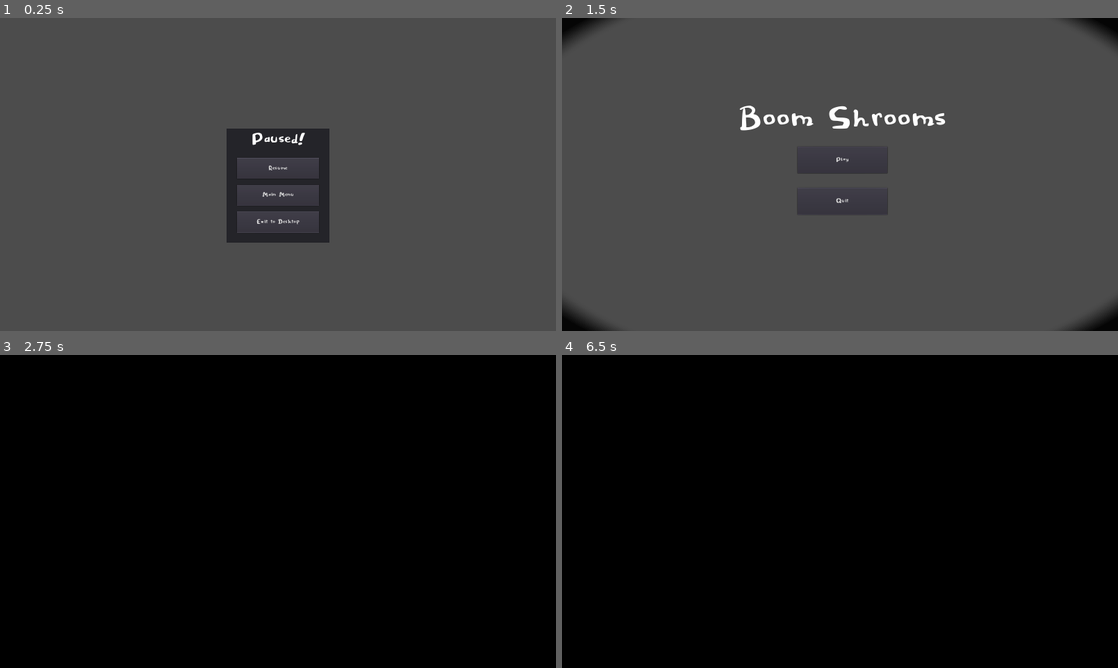
Above: before the commit, frames 1-4 (two rows, left to right).
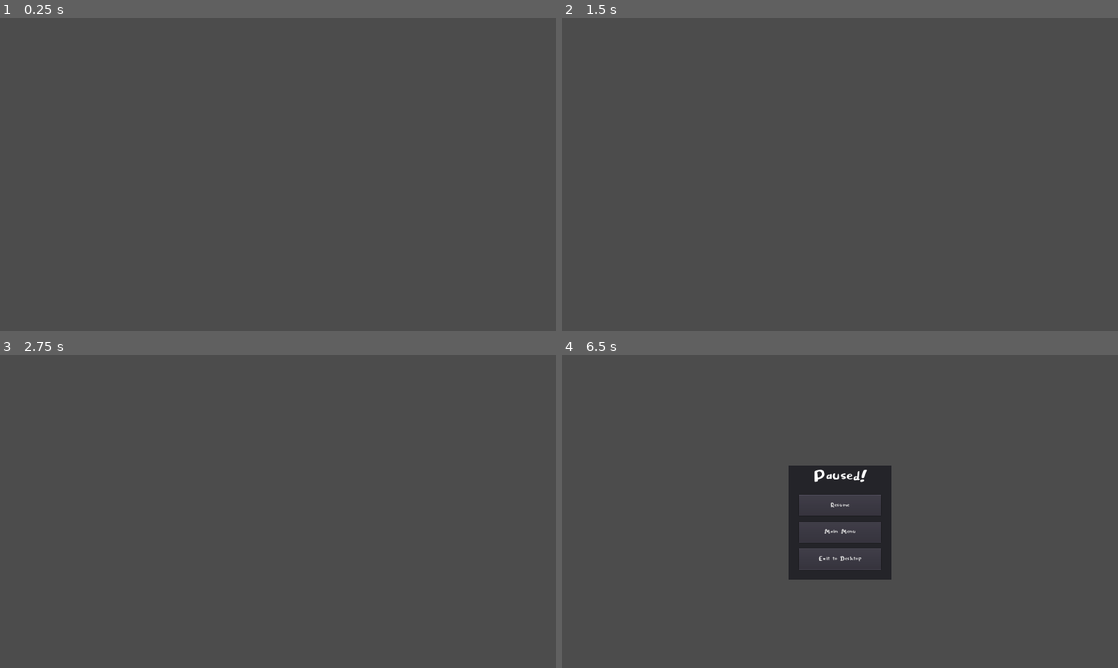
Above: after the commit, the same moments.

Repository: Game-Jammin/GMTK-2021
Game: Godot game, scene res://ui/Pause.tscn
The game is run twice, just before and just after one commit, with the same random seed, the same clock (stepped at 60 frames per second) and the same inputs. This scene is started directly instead of the project's main scene. The engine's default icon, where the game draws it, is replaced by a stand-in: a white triangle on a blue panel in a dark square.
Inputs (mouse positions are in pixels of both pictures, inside the frame that each line leads up to):
- Up to frame 1 (0.25 s): no input
- Up to frame 2 (1.5 s): click (840, 168) at 0.5 s, where only the run before the commit has a clickable "Resume"; click (840, 196) at 1.25 s, where only the run before the commit has a clickable "Main Menu"
- Up to frame 3 (2.75 s): click (278, 495) at 2 s, where only the run before the commit has a clickable "Play"
- Up to frame 4 (6.5 s): tap Enter at 2.75, 4.25, 5.75 s; move the mouse to (962, 495) at 2.77 s; press the mouse at (962, 495) at 2.78 s; hold D (walk_right) 2.78-4.28 s; tap Space (jump) at 3.02, 3.5, 3.77, 5, 5.27, 6.02 s; move the mouse to (728, 527) at 3.52 s; release the mouse at (728, 527) at 3.53 s; right-click (728, 527) at 3.6 s; move the mouse to (895, 442) at 4.27 s; press the mouse at (895, 442) at 4.28 s; hold A (walk_left) 4.28-5.03 s; move the mouse to (812, 574) at 5.02 s; release the mouse at (812, 574) at 5.03 s; hold D (walk_right) from 5.03 s (still down); right-click (812, 574) at 5.1 s; move the mouse to (1006, 558) at 5.77 s; press the mouse at (1006, 558) at 5.78 s; tap Escape (pause) at 6.4 s

The runs differ from the first frame. In frame 1, 3.9% of the frame differs, in the area x 40-60%, y 35-72%; in frame 2, 2.5%; in frame 3, 100%, in the area x 0-100%, y 0-100%; in frame 4, 100%.
Error before the commit: Attempt to call function 'instance' in base 'null instance' on a null instance. (res://singletons/SceneManager.gd:21)

Commit message:
Tidy Files

Diff:
--- a/animations/PanicShroomSpriteFrames.tres
+++ b/animations/PanicShroomSpriteFrames.tres
@@ -1,9 +1,10 @@
 [gd_resource type="SpriteFrames" load_steps=81 format=2]
 
-[ext_resource path="res://characters/PanicManIdleRescale.png" type="Texture" id=1]
-[ext_resource path="res://characters/PanicManJumpRight.png" type="Texture" id=2]
-[ext_resource path="res://characters/PanicManRunRight.png" type="Texture" id=3]
-[ext_resource path="res://characters/PanicManRunLeft.png" type="Texture" id=4]
+[ext_resource path="res://characters/art/PanicManIdleRescale.png" type="Texture" id=1]
+[ext_resource path="res://characters/art/PanicManJumpRight.png" type="Texture" id=2]
+[ext_resource path="res://characters/art/PanicManRunRight.png" type="Texture" id=3]
+[ext_resource path="res://characters/art/PanicManRunLeft.png" type="Texture" id=4]
+
 
 [sub_resource type="AtlasTexture" id=3]
 flags = 4
--- a/ui/Pause.tscn
+++ b/ui/Pause.tscn
@@ -6,6 +6,7 @@
 
 [node name="Panel" type="Panel"]
 pause_mode = 2
+visible = false
 anchor_left = 0.5
 anchor_top = 0.5
 anchor_right = 0.5
Not shown, removed: GMTK-song-1-intro.ogg.import
Not shown, removed: GMTK-song-1-loopable.ogg.import
Not shown, removed: PanicMan Explosion 1.wav.import
Not shown, removed: PanicMan Explosion 2.wav.import
Not shown, removed: SFX/PanicMan Explosion 1.wav.import
Not shown, removed: SFX/PanicMan Explosion 2.wav.import
Not shown, removed: SFX/PanicMan Jump_ [2021-06-12 130247].wav.import
Not shown, removed: SFX/PanicMan PANIC [2021-06-12 130206].wav.import
Not shown, removed: SFX/PanicManGrunt [2021-06-12 125651].wav.import
Renamed: characters/LazyShroomIdleLeft.png -> characters/art/LazyShroomIdleLeft.png
Not shown, changed: characters/art/LazyShroomIdleLeft.png.import
Renamed: characters/LazyShroomIdleRight.png -> characters/art/LazyShroomIdleRight.png
(and 37 more such lines)
